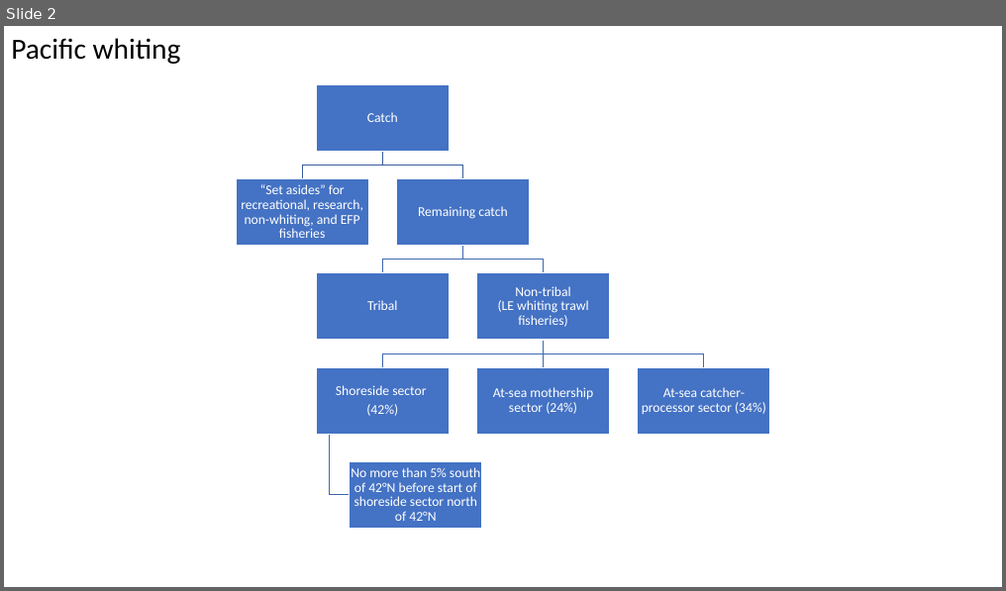
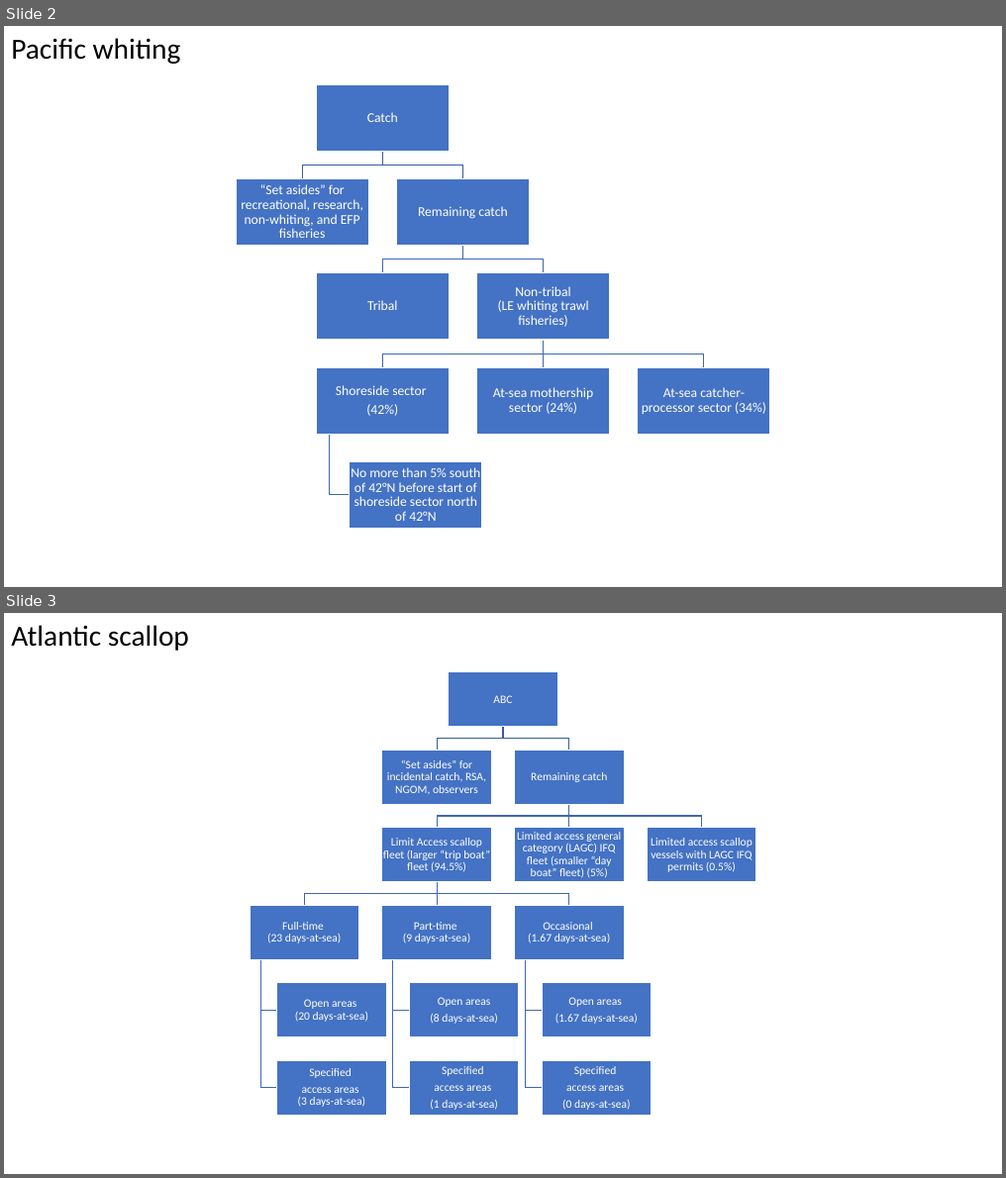
Before and after one commit to zoekitchel/cc_allocation, a slide deck: figures/flow_charts.pptx. Shown one above the other, each under a label of ours: slide 2 before the commit, slides 2 and 3 after it. The pictures are 1006x591 and 1006x1178 pixels, drawn with LibreOffice and Linux fonts; fonts in the diff are those of the drawing. Boxes give left, top, right and bottom in pixels: in the first picture for what was removed or moved away, otherwise in the second. Text is boxed around its words. In the diff, an @@ line names an element or a change of style, - is before the commit and + after.

Commit message:
catching up

```diff
--- a/figures/flow_charts.pptx
+++ b/figures/flow_charts.pptx
@@ slide 3 added at <box>4,613,1002,1174</box>, background #FFFFFF @@
@@ text added at <box>11,625,189,651</box>, 28 pt, text #000000 @@
+Atlantic scallop
@@ group added at <box>250,672,756,1115</box>: 15 rectangles, 15 texts, 14 freeform shapes @@
+ABC
+“Set asides” for incidental catch, RSA, NGOM, observers
+Remaining catch
+Limit Access scallop fleet (larger “trip boat” fleet (94.5%)
+Full-time
+(23 days-at-sea)
+Open areas
+(20 days-at-sea)
+Specified
+access areas
+(3 days-at-sea)
+Part-time
+(9 days-at-sea)
+Open areas
+(8 days-at-sea)
+Specified
+access areas
+(1 days-at-sea)
+Occasional
+(1.67 days-at-sea)
+Open areas
+(1.67 days-at-sea)
+Specified
+access areas
+(0 days-at-sea)
+Limited access general category (LAGC) IFQ fleet (smaller “day boat” fleet) (5%)
+Limited access scallop vessels with LAGC IFQ permits (0.5%)
```
Also in this commit, not shown: 12 other files.
